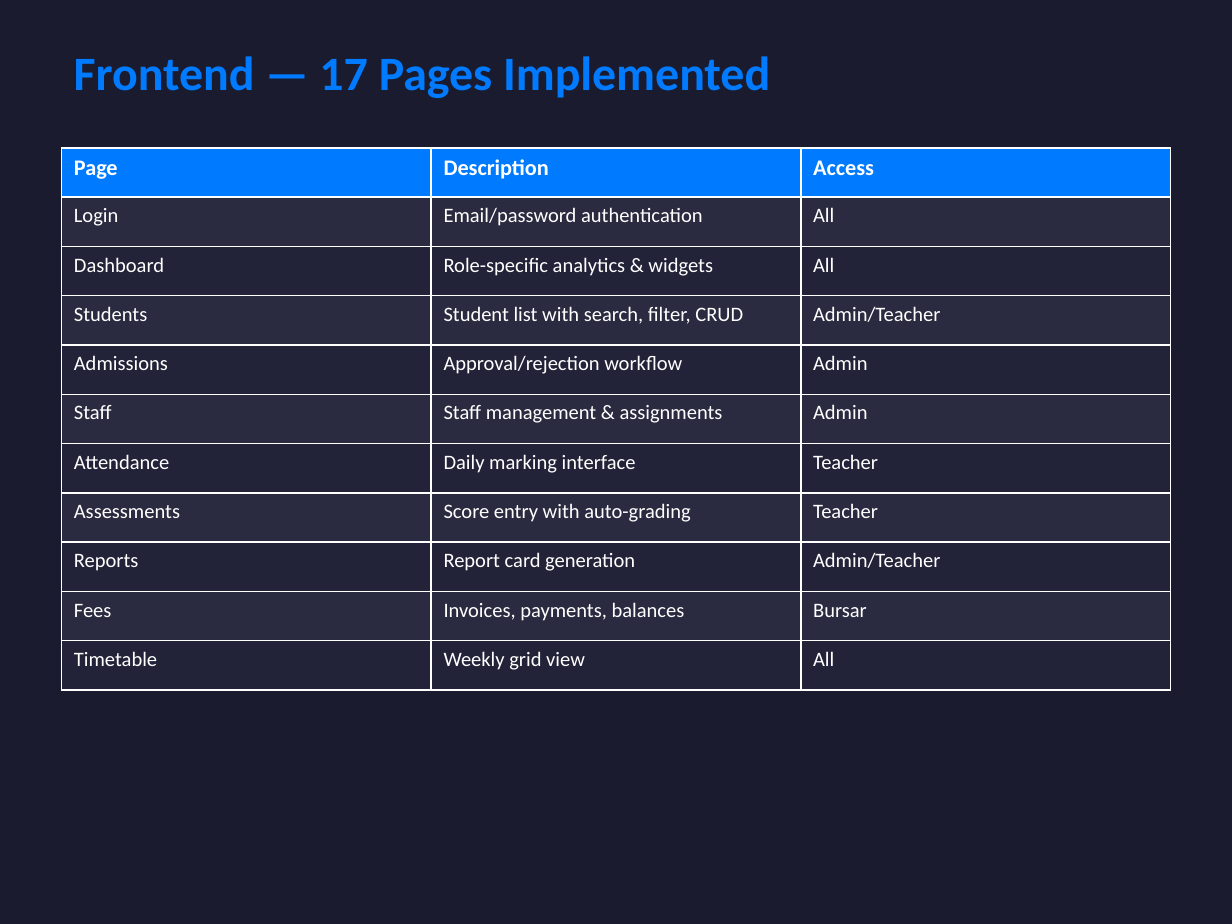
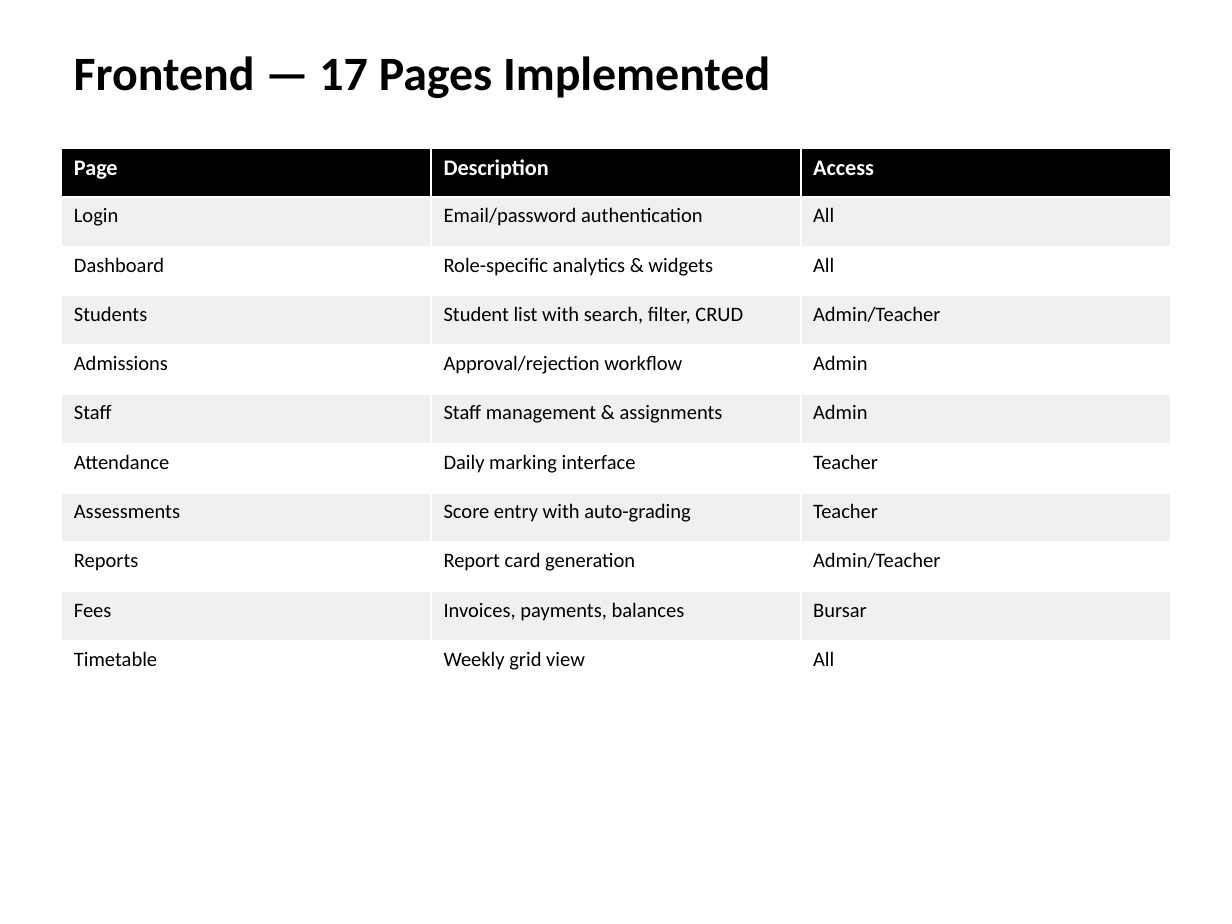
Before and after one commit to MuthamiM/KYAMATU-SMS, a slide deck: slide 9 of docs/8_Final_Presentation.pptx. Drawn at 1232x924 pixels with LibreOffice and Linux fonts; fonts in the diff are those of the drawing. Boxes give left, top, right and bottom in pixels: in the first picture for what was removed or moved away, otherwise in the second. Text is boxed around its words. In the diff, an @@ line names an element or a change of style, - is before the commit and + after.

```diff
--- a/docs/8_Final_Presentation.pptx
+++ b/docs/8_Final_Presentation.pptx
@@ background #1B1B2F to #FFFFFF @@
@@ text "Frontend — 17 Pages Implemented" at (74, 56, 770, 98): text colour #007BFF to #000000 @@
@@ table at (62, 148, 1170, 690) @@
@@ fill #007BFF to #000000 in row 1 @@
@@ fill #2A2A40 to #F0F0F0 in 15 cells @@
@@ fill #222238 to #FFFFFF in 15 cells @@
@@ text colour #FFFFFF to #000000 @@
```
Also in this commit, not shown: 14 other slides changed, 3 other files.
